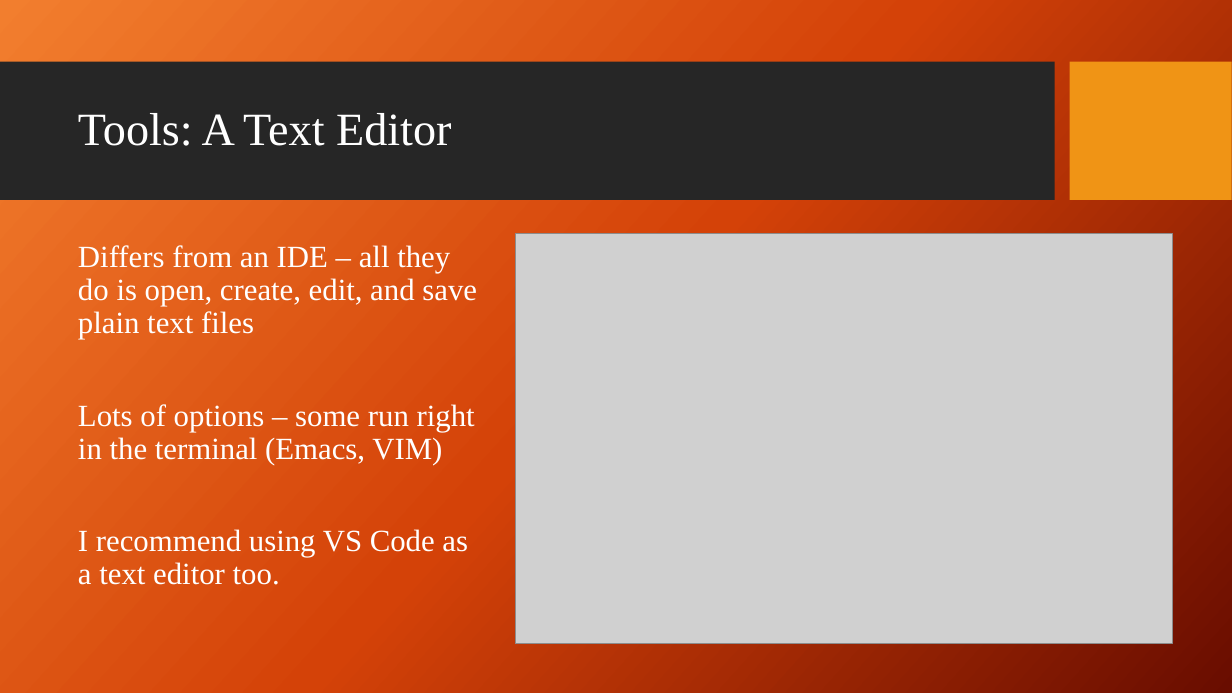
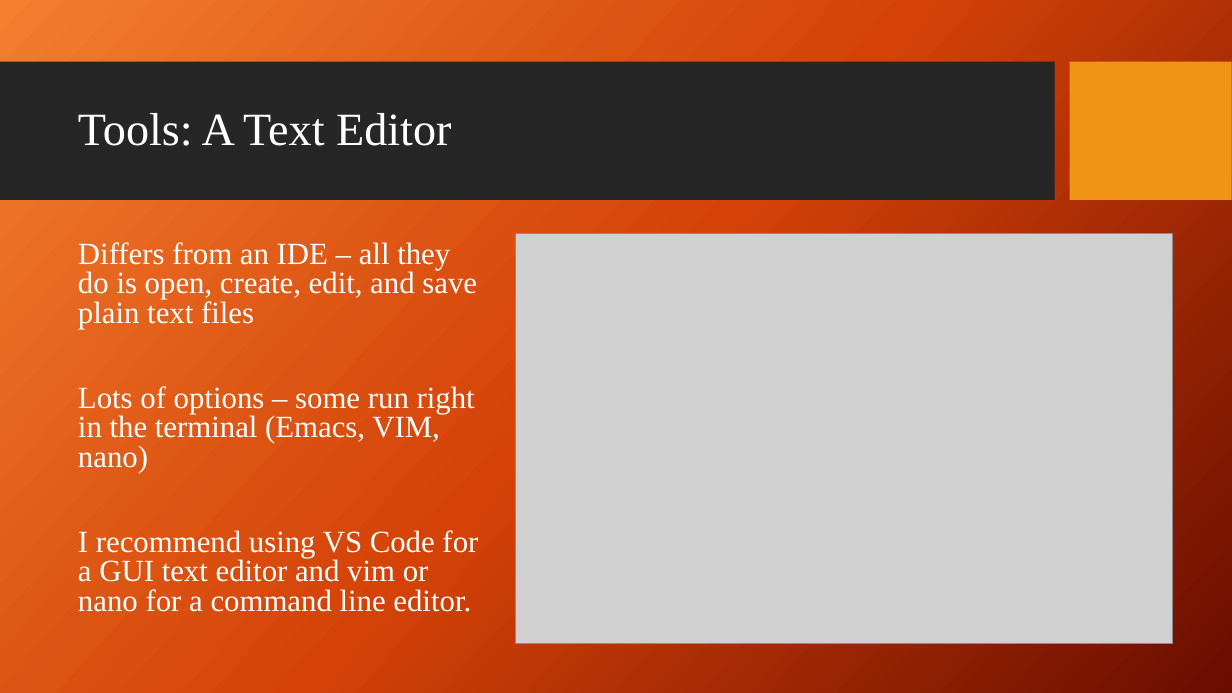
Before and after one commit to jacksondatkuliak/PythonBootcamp2026, a slide deck: slide 10 of day1/slides/intro.pptx. Drawn at 1232x693 pixels with LibreOffice and Linux fonts; fonts in the diff are those of the drawing; grey boxes stand for pictures; background and template pictures are left out. Boxes give left, top, right and bottom in pixels: in the first picture for what was removed or moved away, otherwise in the second. Text is boxed around its words. In the diff, an @@ line names an element or a change of style, - is before the commit and + after.

```diff
--- a/day1/slides/intro.pptx
+++ b/day1/slides/intro.pptx
@@ text at [78, 242, 477, 329]: line spacing 0.9 to 0.8 @@
@@ text at [78, 386, 478, 612]: text changed @@
-Lots of options – some run right in the terminal (Emacs, VIM)
-I recommend using VS Code as a text editor too.
+Lots of options – some run right in the terminal (Emacs, VIM, nano)
+I recommend using VS Code for a GUI text editor and vim or nano for a command line editor.
```
Also in this commit, not shown: 6 other slides changed, 5 other files.
